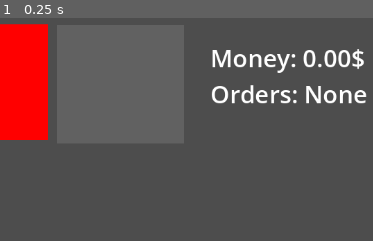
Above: before the commit, frame 1.
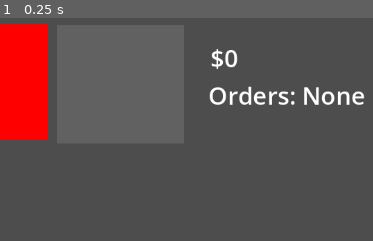
Above: after the commit, the same moment.

Repository: MooseGamerL/BananaPants
Game: Godot game, scene res://Scenes/main.tscn
The game is run twice, just before and just after one commit, with the same random seed, the same clock (stepped at 60 frames per second) and the same inputs.
Inputs:
- Up to frame 1 (0.25 s): no input
The pictures show only the part of the screen within x 50-100%, y 0-50%; the shares and areas given below are measured in that part.

The runs differ from the first frame. In frame 1, 3.4% of the frame differs, in the area x 56-99%, y 13-40%.

Commit message:
v1.8
basic order

Diff:
--- /dev/null
+++ b/Scenes/Main.gd
@@ -0,0 +1,70 @@
+extends Node2D
+
+const RECIPE := ["bun", "patty", "cheese", "sauce", "pickle"]
+
+const WELL := 3
+const CONGRATULATION := 4
+const BASE_PRICE := 10
+const TARGET_SECONDS := 30.0
+const MAX_SPEED_BONUS := 3
+
+@onready var plate: Plate = $Plate/Plate
+@onready var patty = $Patty
+@onready var money_label: Label = $"Money Label"
+@onready var serve_button: Button = $ServeButton
+@onready var result_label: Label = $ResultLabel
+
+var money := 0
+var order_start_ms := 0
+
+func _ready() -> void:
+	print("ready")
+	serve_button.pressed.connect(on_serve)
+	order_start_ms = Time.get_ticks_msec()
+	update_money()
+
+func on_serve() -> void:
+	print("nsdiurhiusehir")
+	var stack := plate.stack_names()
+	if stack.is_empty():
+		print("no such thing a s a p l a te to s e r v e")
+		return
+	var elapsed := (Time.get_ticks_msec() - order_start_ms) / 1000.0
+	var payout := score_order(patty.top_state, patty.bottom_state, stack, elapsed)
+	money += payout
+	update_money()
+
+func update_money() -> void:
+	money_label.text = "$%d" % money
+
+func score_order(top_state: int, bottom_state: int, stack: Array, elapsed: float) -> int:
+	var cook := (side_score(top_state) + side_score(bottom_state)) / 2.0
+
+	var n : int = min(stack.size(), RECIPE.size())
+	var correct := 0
+	for i in n:
+		if stack[i] == RECIPE[i]:
+			correct += 1
+	var assembly := correct / float(RECIPE.size())
+
+	var speed := 1.0
+	if elapsed > TARGET_SECONDS:
+		speed = max(0.0, 1.0 - (elapsed - TARGET_SECONDS) / TARGET_SECONDS)
+	var speed_bonus : int = int(round(MAX_SPEED_BONUS * speed))
+
+	var payout : int = int(round(BASE_PRICE * cook * assembly)) + speed_bonus
+
+	print("--- SERVE --- cook=%.2f assembly=%.2f (%d/%d) time=%.1fs speed=%d => $%d" % [
+		cook, assembly, correct, RECIPE.size(), elapsed, speed_bonus, payout])
+	show_result(cook, assembly, correct, elapsed, speed_bonus, payout)
+	return payout
+
+func side_score(state: int) -> float:
+	if state == CONGRATULATION:
+		return 0.0
+	var diff : int = abs(state - WELL)
+	return max(0.0, 1.0 - diff * 0.3) # WELL=1.0  MED=0.7  RARE=0.4 RAW=0.1
+
+func show_result(cook: float, _assembly: float, correct: int, elapsed: float, bonus: int, payout: int) -> void:
+	result_label.text = "Payout: $%d\ncook %d%%  assembly %d/%d\ntime %.1fs speed +$%d" % [
+		payout, int(round(cook * 100)), correct,RECIPE.size(), elapsed, bonus]
--- a/Scenes/main.tscn
+++ b/Scenes/main.tscn
@@ -1,7 +1,8 @@
-[gd_scene load_steps=12 format=3 uid="uid://cd78picbchuph"]
+[gd_scene load_steps=13 format=3 uid="uid://cd78picbchuph"]
 
 [ext_resource type="Script" uid="uid://dji1pwntmgy8" path="res://Scripts/DropZone.gd" id="1_bo1nx"]
 [ext_resource type="Script" uid="uid://b24dp7eegrrkh" path="res://Scripts/Patty.gd" id="1_jjgbg"]
+[ext_resource type="Script" uid="uid://belo210gfbhwn" path="res://Scenes/Main.gd" id="1_kry3j"]
 [ext_resource type="Script" uid="uid://bu1pdq377gy5n" path="res://Scripts/Plate.gd" id="2_8gbba"]
 [ext_resource type="Script" uid="uid://dwnfy5sy227wb" path="res://Scripts/Ingredient.gd" id="4_jjvhh"]
 
@@ -21,6 +22,7 @@
 [sub_resource type="RectangleShape2D" id="RectangleShape2D_kry3j"]
 
 [node name="Main" type="Node2D"]
+script = ExtResource("1_kry3j")
 
 [node name="Grill" type="ColorRect" parent="."]
 offset_left = 412.0
@@ -138,14 +140,13 @@
 offset_bottom = 646.0
 scale = Vector2(1.0657, 1.09005)
 
-[node name="Information" type="Label" parent="."]
+[node name="Money Label" type="Label" parent="."]
 offset_left = 844.0
 offset_top = 36.0
 offset_right = 1070.0
 offset_bottom = 189.0
 theme_override_font_sizes/font_size = 35
 text = "Money: 0.00$
-Orders: None
 "
 
 [node name="Rubbish" type="ColorRect" parent="."]
@@ -155,7 +156,7 @@
 offset_bottom = 184.0
 color = Color(0.381703, 0.381703, 0.381703, 1)
 
-[node name="Serve Button" type="Button" parent="."]
+[node name="ServeButton" type="Button" parent="."]
 offset_left = 780.0
 offset_top = 573.0
 offset_right = 820.0
@@ -211,3 +212,18 @@
 offset_right = 20.0
 offset_bottom = 20.0
 color = Color(1, 1, 0, 1)
+
+[node name="Order Label" type="Label" parent="."]
+offset_left = 841.0
+offset_top = 90.0
+offset_right = 1241.0
+offset_bottom = 190.0
+theme_override_font_sizes/font_size = 35
+text = "Orders: None"
+
+[node name="ResultLabel" type="Label" parent="."]
+offset_left = 846.0
+offset_top = 218.0
+offset_right = 1094.0
+offset_bottom = 402.0
+theme_override_font_sizes/font_size = 35
Not shown, added: Scenes/Main.gd.uid
